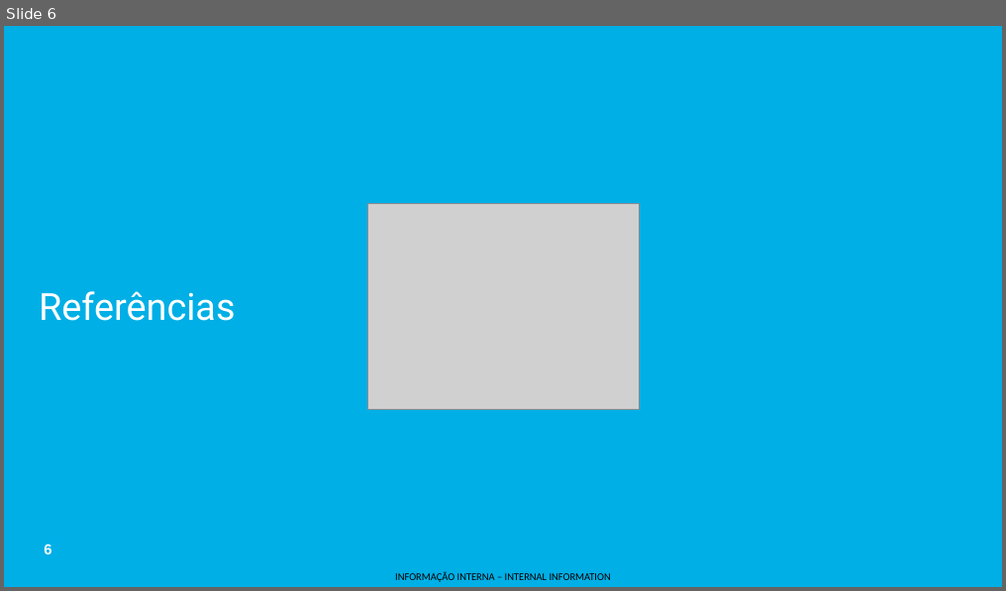
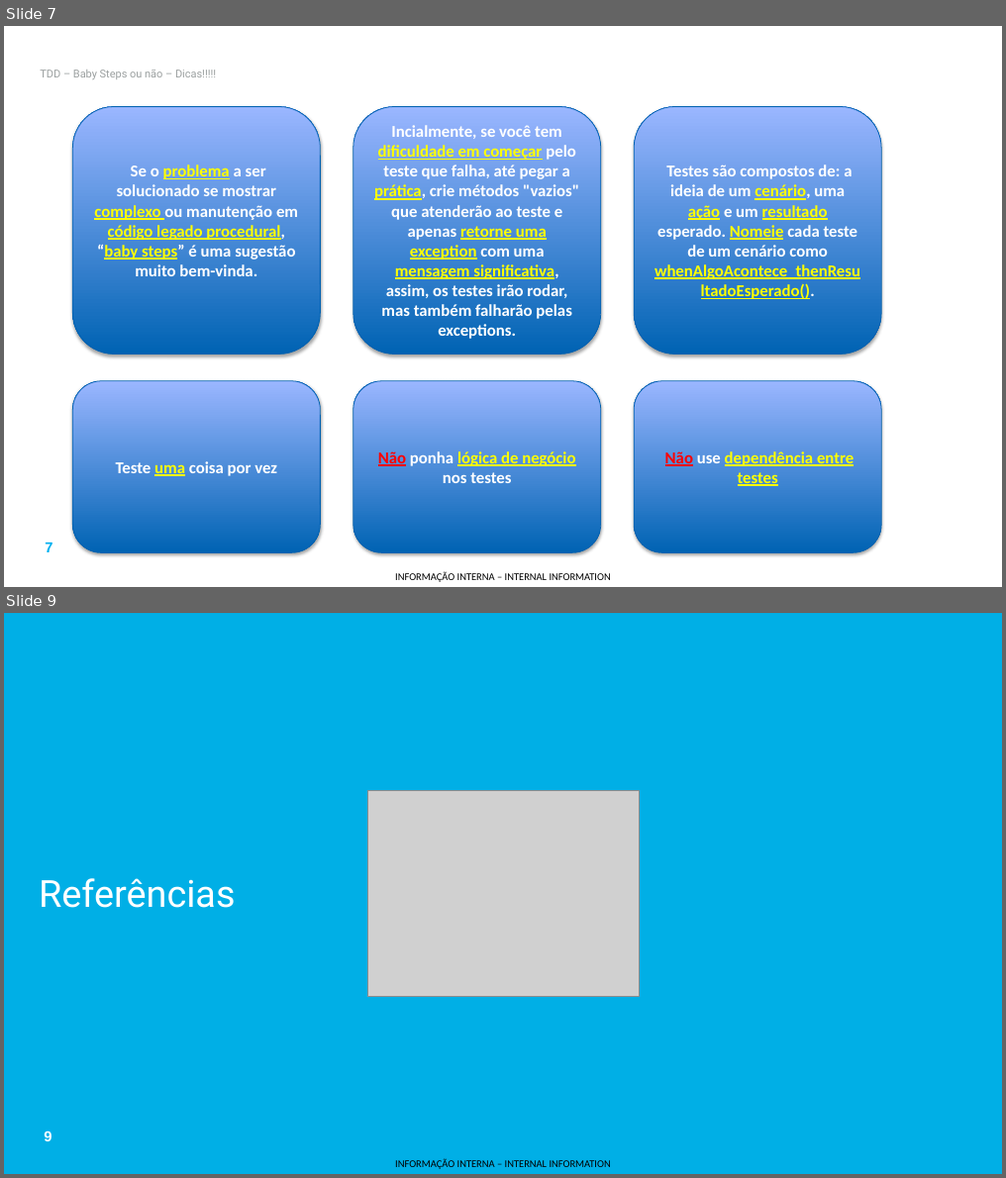
Before and after one commit to phkolbe/hello-world, a slide deck: presentations/11 - TDD - Baby steps ou nao.pptx. Shown one above the other, each under a label of ours: slide 6 before the commit, slides 7 and 9 after it; the slides between them are not shown. The pictures are 1006x591 and 1006x1178 pixels, drawn with LibreOffice and Linux fonts; fonts in the diff are those of the drawing; grey boxes stand for pictures; background and template pictures are left out. Boxes give left, top, right and bottom in pixels: in the first picture for what was removed or moved away, otherwise in the second. Text is boxed around its words. In the diff, an @@ line names an element or a change of style, - is before the commit and + after.

```diff
--- a/presentations/11 - TDD - Baby steps ou nao.pptx
+++ b/presentations/11 - TDD - Baby steps ou nao.pptx
@@ slide 7 added at [4,26,1002,587], background #FFFFFF; not listed: 2 template elements that a slide beside it also shows @@
@@ title added at [40,70,216,79], 10.5 pt, text #9BA0A0 @@
+TDD – Baby Steps ou não – Dicas!!!!!
@@ rounded rectangle added at [73,107,321,355], fill gradient #0064B4 to #9BB7FF, outline #0062B0 0.75 pt, 16 pt, text #FFFFFF, bold @@
+Se o problema a ser solucionado se mostrar complexo ou manutenção em código legado procedural, “baby steps” é uma sugestão muito bem-vinda.
@@ rounded rectangle added at [353,107,601,355], fill gradient #0064B4 to #9BB7FF, outline #0062B0 0.75 pt, 16 pt, text #FFFFFF, bold @@
+Incialmente, se você tem dificuldade em começar pelo teste que falha, até pegar a prática, crie métodos "vazios" que atenderão ao teste e apenas retorne uma exception com uma mensagem significativa, assim, os testes irão rodar, mas também falharão pelas exceptions.
@@ rounded rectangle added at [635,107,882,355], fill gradient #0064B4 to #9BB7FF, outline #0062B0 0.75 pt, 16 pt, text #FFFFFF, bold @@
+Testes são compostos de: a ideia de um cenário, uma ação e um resultado esperado. Nomeie cada teste de um cenário como whenAlgoAcontece_thenResultadoEsperado().
@@ rounded rectangle added at [73,381,321,554], fill gradient #0064B4 to #9BB7FF, outline #0062B0 0.75 pt, 16 pt, text #FFFFFF, bold @@
+Teste uma coisa por vez
@@ rounded rectangle added at [353,381,601,554], fill gradient #0064B4 to #9BB7FF, outline #0062B0 0.75 pt, 16 pt, text #FFFF00, bold, underline @@
+Não ponha lógica de negócio nos testes
@@ rounded rectangle added at [635,381,882,554], fill gradient #0064B4 to #9BB7FF, outline #0062B0 0.75 pt, 16 pt, text #FFFF00, bold, underline @@
+Não use dependência entre testes
@@ what was slide 6 is now slide 9 @@
```
Also in this commit, not shown: 5 slides changed, 2 other slides added, 23 other files.
